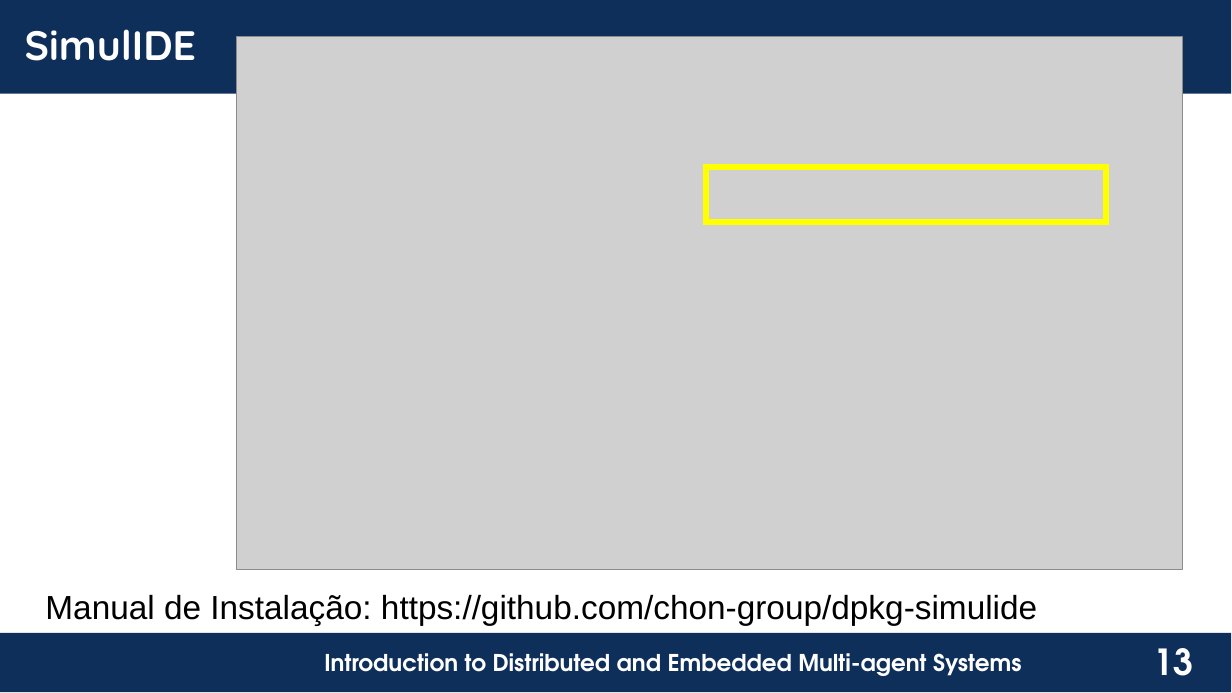
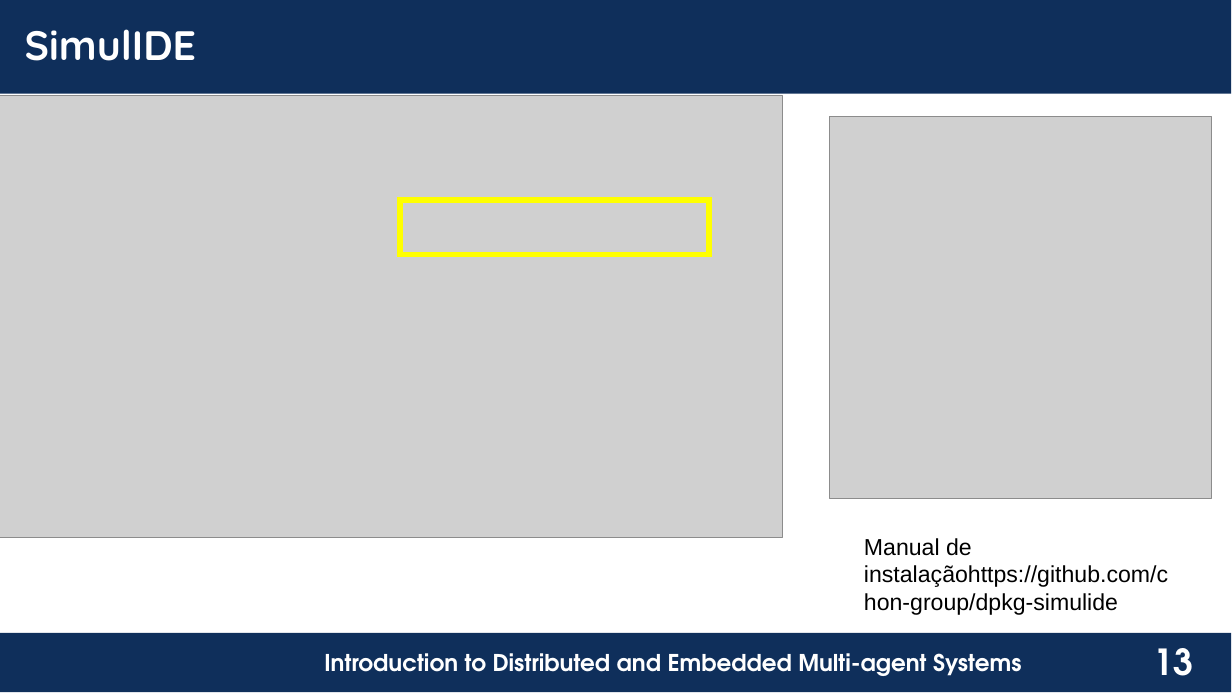
Before and after one commit to chon-group/distributedAndEmbeddedAI, a slide deck: slide 13 of course/05-TheDevelopmentTool/TheDevelopmentTool_20240217.odp. Drawn at 1232x693 pixels with LibreOffice and Linux fonts; fonts in the diff are those of the drawing; grey boxes stand for pictures; background and template pictures are left out. Boxes give left, top, right and bottom in pixels: in the first picture for what was removed or moved away, otherwise in the second. Text is boxed around its words. In the diff, an @@ line names an element or a change of style, - is before the commit and + after.

```diff
--- a/course/05-TheDevelopmentTool/TheDevelopmentTool_20240217.odp
+++ b/course/05-TheDevelopmentTool/TheDevelopmentTool_20240217.odp
@@ picture: place and size @@
-picture at [237,36,1183,569]
+picture at [0,96,782,537]
@@ picture added at [830,116,1212,498] @@
@@ rectangle: place and size @@
-rectangle at [706,167,1106,222]
+rectangle at [400,201,710,255]
@@ text at [864,538,1168,615]: text changed; size 26 to 18 pt @@
-Manual de Instalação: https://github.com/chon-group/dpkg-simulide
+Manual de instalaçãohttps://github.com/chon-group/dpkg-simulide
```
Also in this commit, not shown: 2 other slides changed, 14 slides added, 21 other files.
